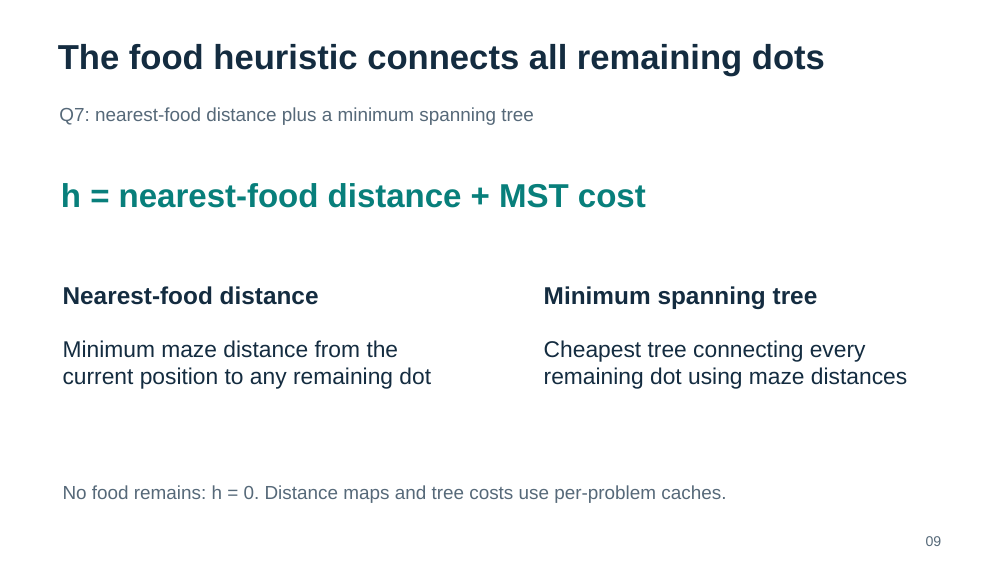
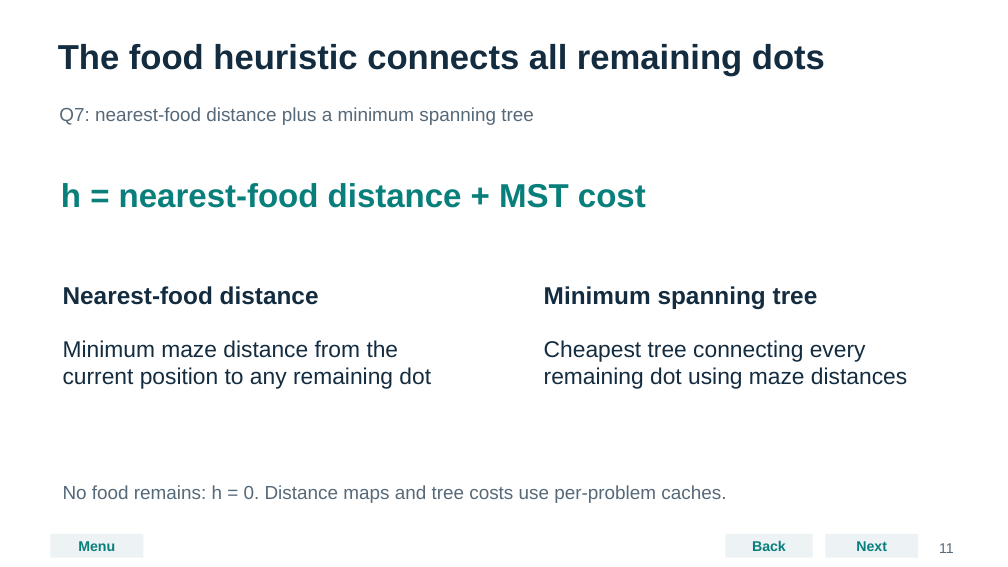
Before and after one commit to maitreya-v/AI_project_1, a slide deck: slide 11 of Project01_PacMan_Presentation.pptx (slide 9 before the commit). Drawn at 1008x567 pixels with LibreOffice and Linux fonts; fonts in the diff are those of the drawing. Boxes give left, top, right and bottom in pixels: in the first picture for what was removed or moved away, otherwise in the second. Text is boxed around its words. In the diff, an @@ line names an element or a change of style, - is before the commit and + after.

```diff
--- a/Project01_PacMan_Presentation.pptx
+++ b/Project01_PacMan_Presentation.pptx
@@ rectangle added at box(51, 534, 144, 557), fill #EDF3F5, 13.5 pt, text #087F7B, bold @@
+Menu
@@ rectangle added at box(725, 534, 813, 557), fill #EDF3F5, 13.5 pt, text #087F7B, bold @@
+Back
@@ rectangle added at box(826, 534, 919, 557), fill #EDF3F5, 13.5 pt, text #087F7B, bold @@
+Next
@@ text removed at box(926, 536, 942, 546) @@
-09
@@ text added at box(939, 543, 954, 553), 13.5 pt, text #566979 @@
+11
```
Also in this commit, not shown: 11 other slides changed, 8 slides added, 1 other file.
